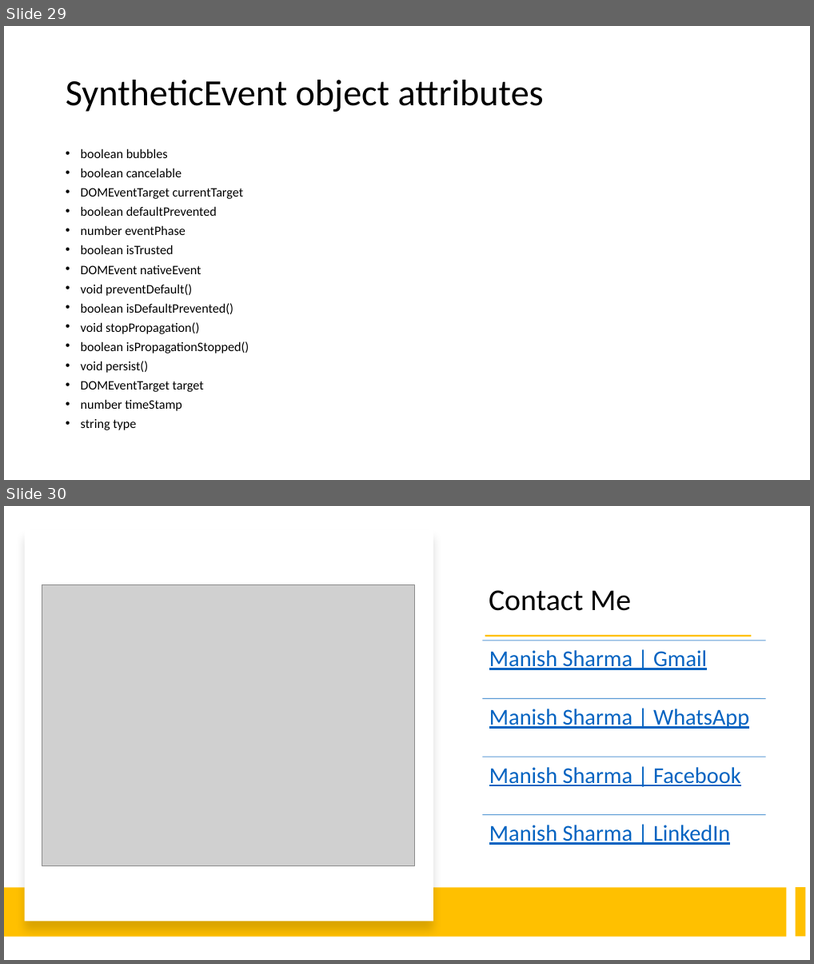
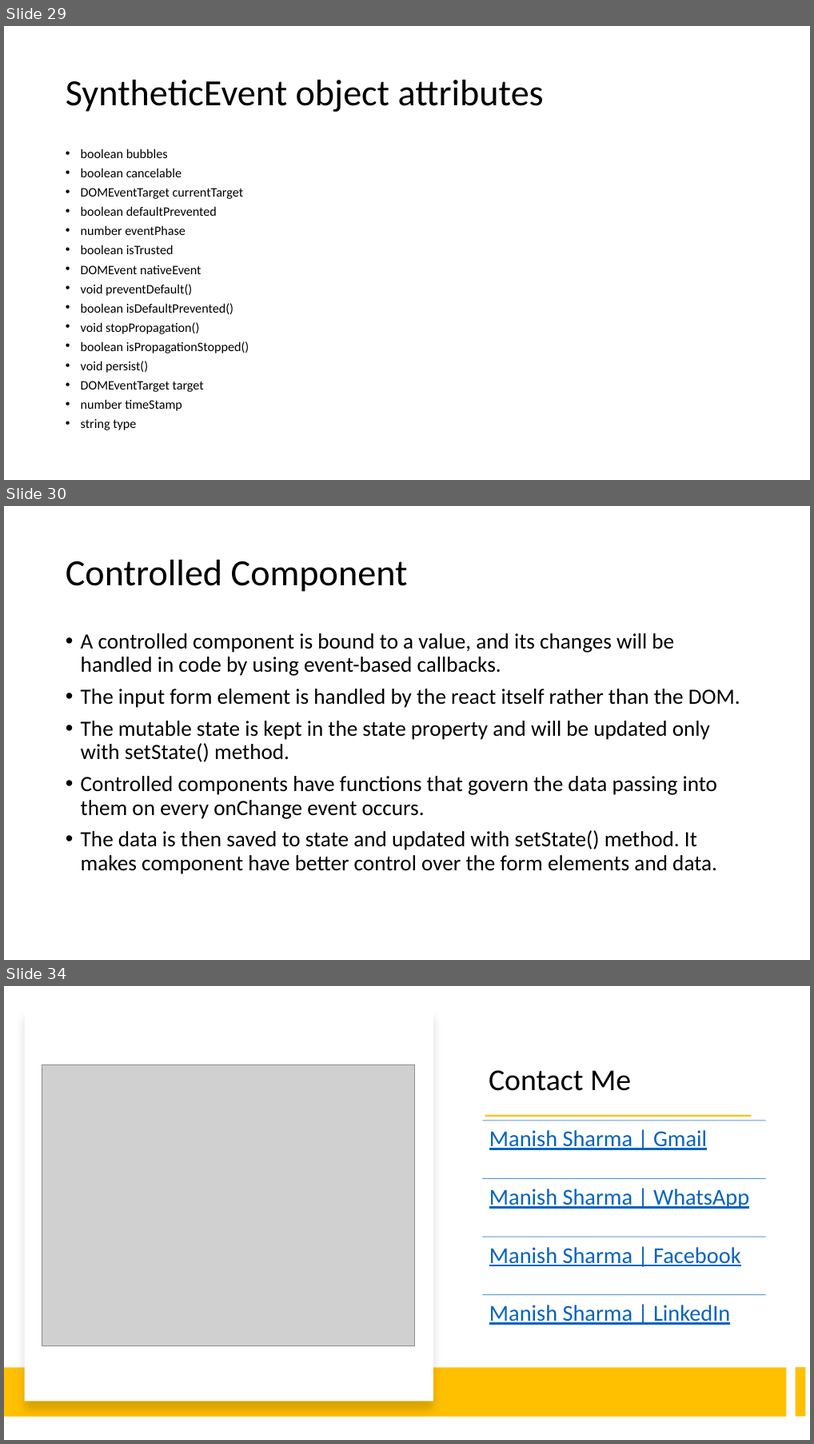
Before and after one commit to explore-with-manish/im-jan24, a slide deck: React/Notes/React.pptx. Shown one above the other, each under a label of ours: slides 29 and 30 before the commit, slides 29, 30 and 34 after it; the slides between them are not shown. The pictures are 814x964 and 814x1444 pixels, drawn with LibreOffice and Linux fonts; fonts in the diff are those of the drawing; grey boxes stand for pictures. Boxes give left, top, right and bottom in pixels: in the first picture for what was removed or moved away, otherwise in the second. Text is boxed around its words. In the diff, an @@ line names an element or a change of style, - is before the commit and + after.

```diff
--- a/React/Notes/React.pptx
+++ b/React/Notes/React.pptx
@@ slide 30 added at [4,506,810,960], background #FFFFFF @@
@@ title added at [66,560,408,592], 44 pt, text #000000 @@
+Controlled Component
@@ text added at [81,633,741,874], 25.9 pt, text #000000 @@
+• A controlled component is bound to a value, and its changes will be handled in code by using event-based callbacks.
+• The input form element is handled by the react itself rather than the DOM.
+• The mutable state is kept in the state property and will be updated only with setState() method.
+• Controlled components have functions that govern the data passing into them on every onChange event occurs.
+• The data is then saved to state and updated with setState() method. It makes component have better control over the form elements and data.
@@ what was slide 30 is now slide 34 @@
```
Also in this commit, not shown: 3 other slides added, 4 other files.
